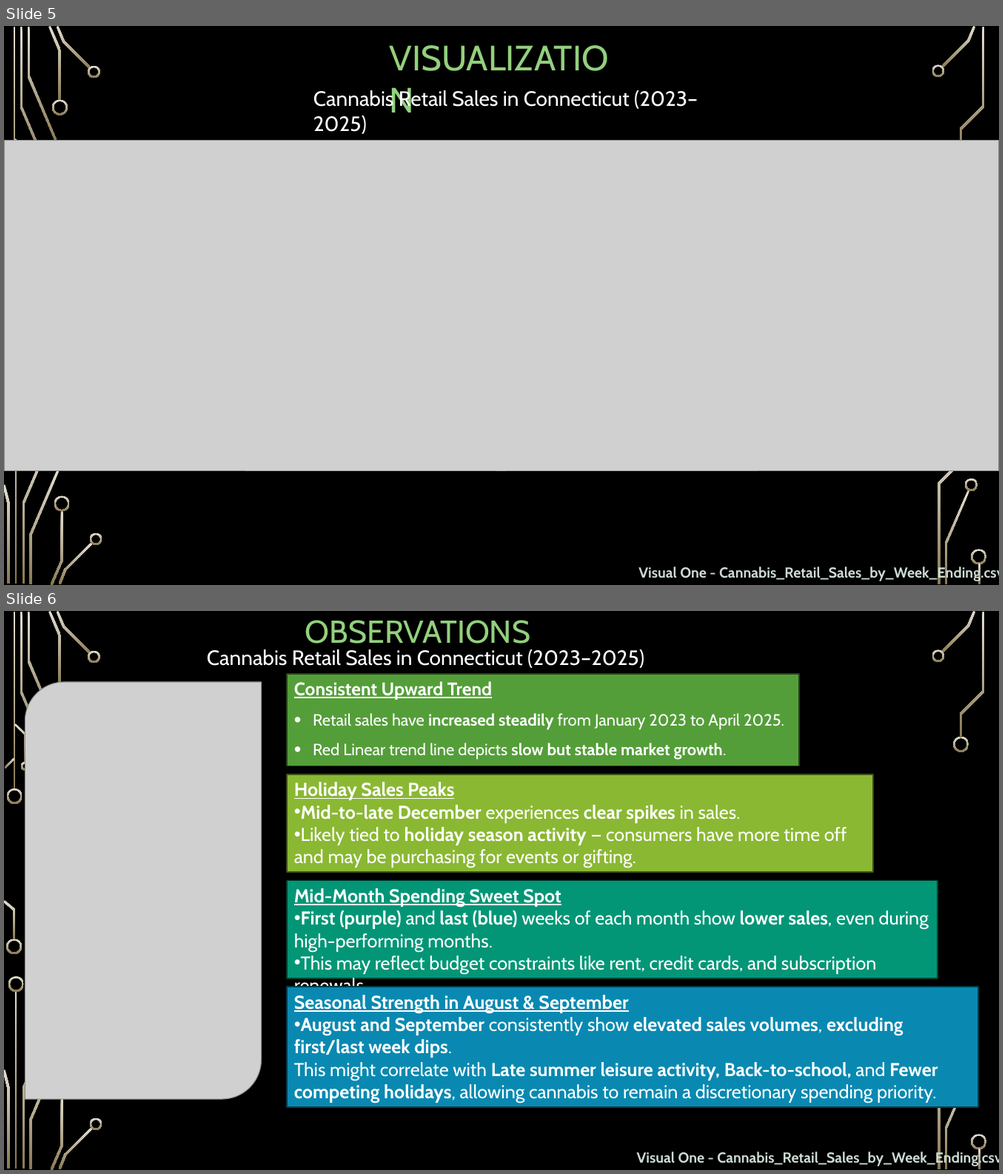
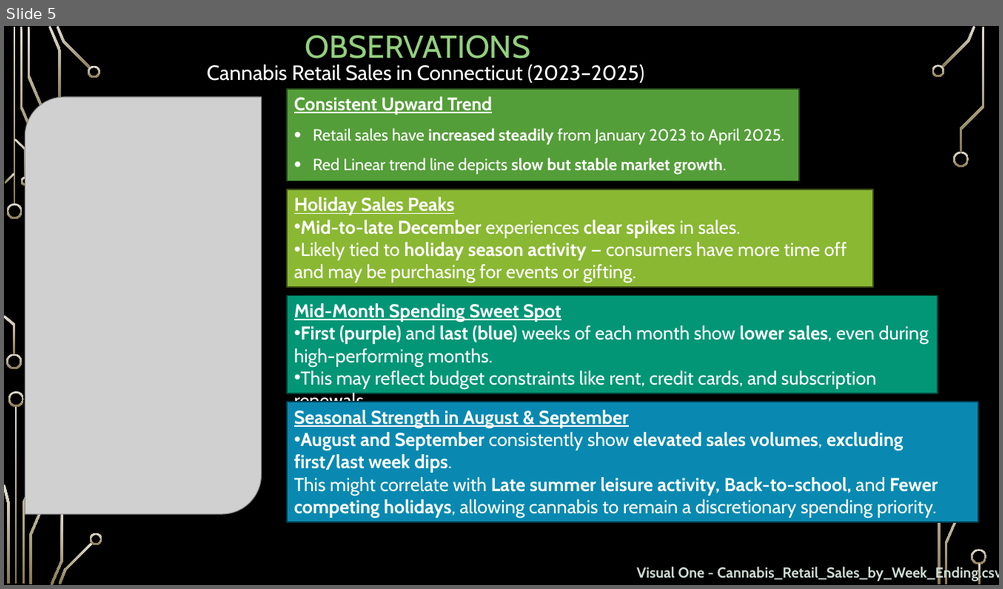
Before and after one commit to nood-leog/CS445-Group, a slide deck: Final Presentation Slides.pptx. Shown one above the other, each under a label of ours: slides 5 and 6 before the commit, slide 5 after it. The pictures are 1003x1174 and 1003x589 pixels, drawn with LibreOffice and Linux fonts; fonts in the diff are those of the drawing; grey boxes stand for pictures; background and template pictures are left out. Boxes give left, top, right and bottom in pixels: in the first picture for what was removed or moved away, otherwise in the second. Text is boxed around its words. In the diff, an @@ line names an element or a change of style, - is before the commit and + after.

```diff
--- a/Final Presentation Slides.pptx
+++ b/Final Presentation Slides.pptx
@@ slide 5 removed at [4,26,999,585], background picture (left out); not listed: 26 template elements that a slide beside it also shows @@
@@ text removed at [382,32,621,82] @@
-VISUALIZATION
@@ text removed at [313,89,697,134] @@
-Cannabis Retail Sales in Connecticut (2023–2025)
@@ picture removed at [4,140,999,471] @@
@@ text removed at [638,566,999,582] @@
-Visual One - Cannabis_Retail_Sales_by_Week_Ending.csv
@@ what was slide 6 is now slide 5 @@
```
Also in this commit, not shown: 6 slides changed, 4 slides added, 6 other slides removed, 3 other files.
